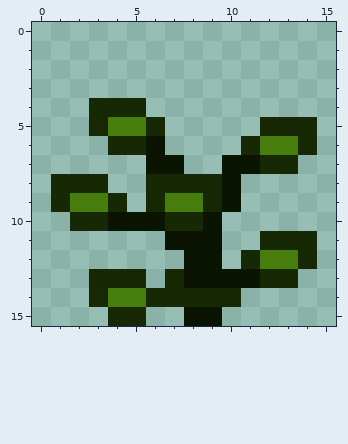
Two versions of one pixel-art sprite, farming_cotton_4.png. This is how it looked before the edit.
The file is 16x16 pixels. Colours within 5 levels of each other are drawn and written as one.
The same view after the edit:
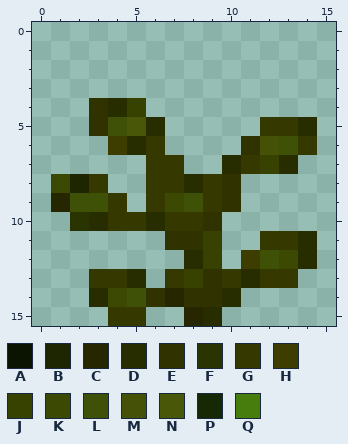
Palette (. is transparent): A #0b1401  B #1d2600  C #262600  D #282d00  E #303200  F #2a3400  G #353900  H #3d3d00  J #374100  K #3c4903  L #3f5106  M #455106  N #495709  P #172904  Q #477d0c
Diff:
Changed rows in their new state; - is an unchanged pixel.
first column x 1:
 4 --EDJ---------
 5 --ELND-----GGD
 6 ---HDG----EMLG
 7 -----GG--DGJD-
 8 KBG--GGDGE----
 9 CLLG-GKLGE----
10 -FDGGDGGE-----
11 ------EEJ--GGD
12 -------DJ-HLKD
13 --GGD-GJEGDGG-
14 --DKLECEED----
15 ---GG--CD-----
Changed places in both pictures, as pixel boxes (x1, y1, x2, y2):
changed: (51, 98, 317, 326)
